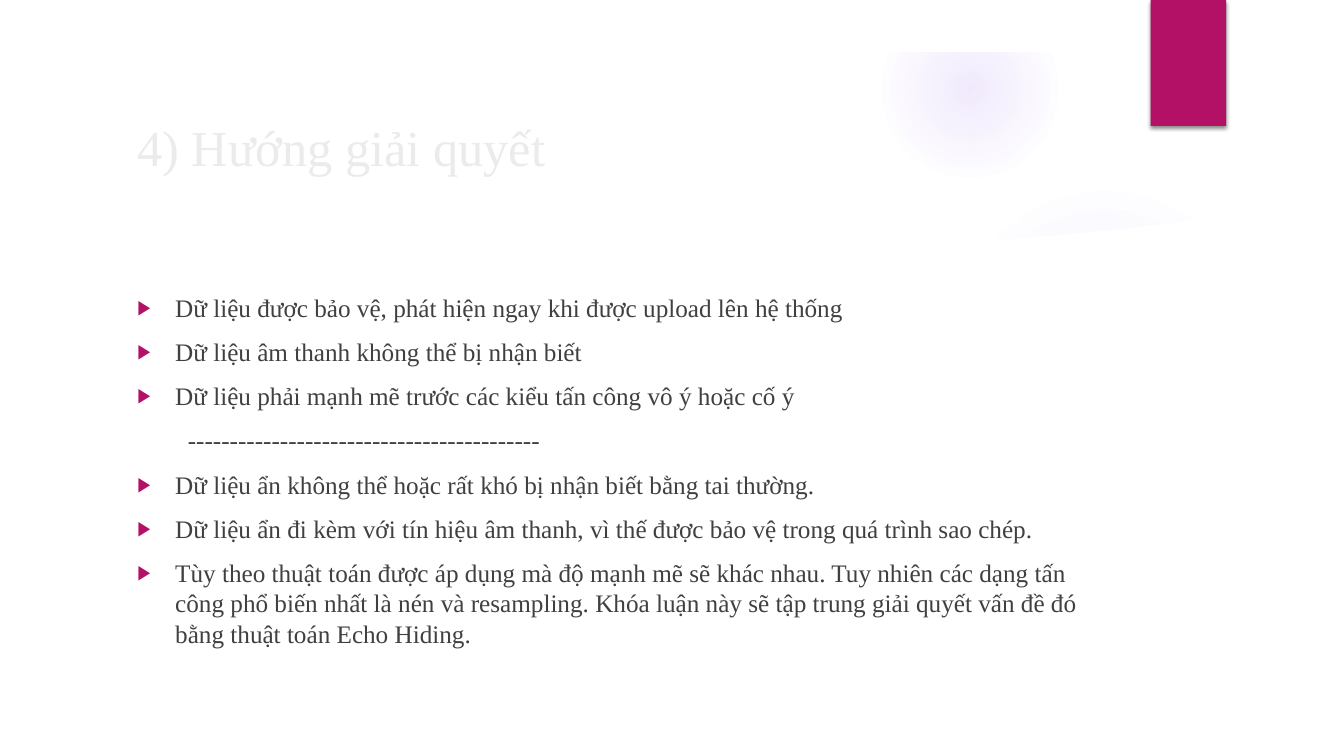
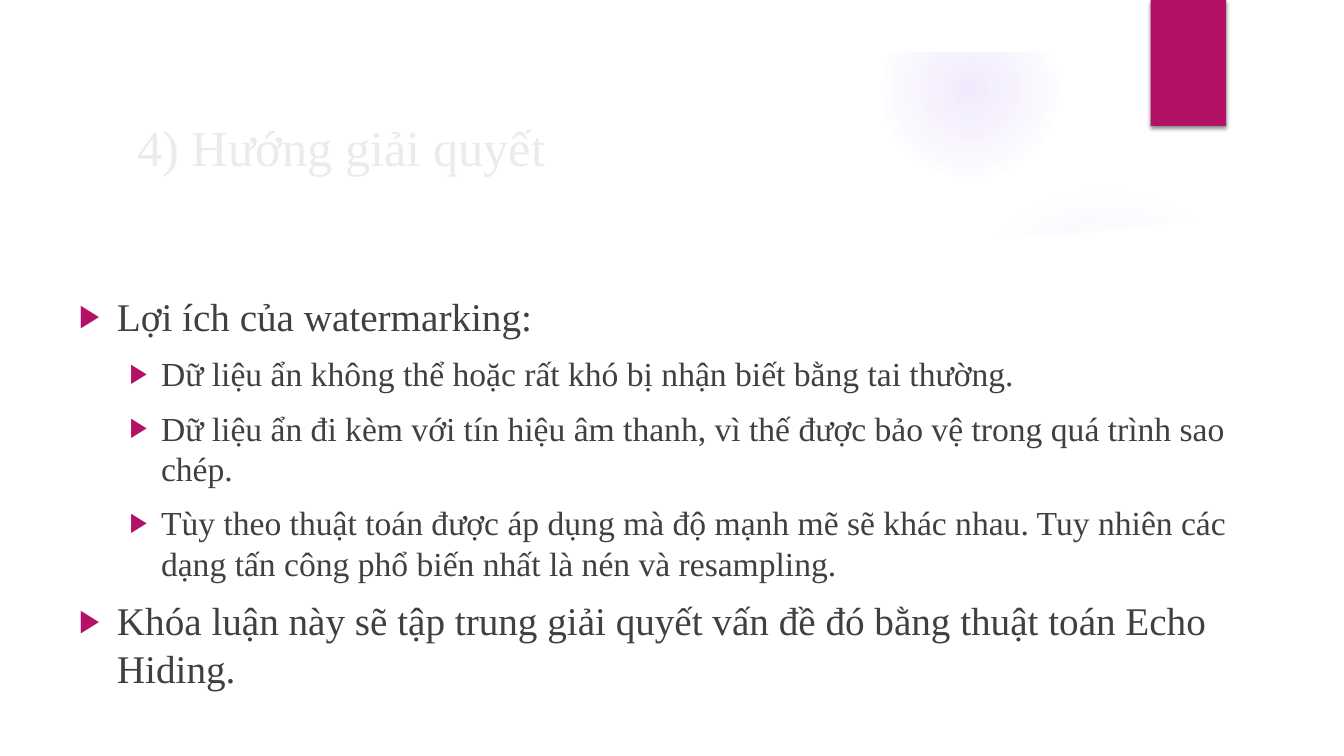
Before and after one commit to TruongThanhNam97/angular-audio, a slide deck: slide 10 of document/BC-LVTN.pptx (slide 9 before the commit). Drawn at 1344x756 pixels with LibreOffice and Linux fonts; fonts in the diff are those of the drawing; background and template pictures are left out. Boxes give left, top, right and bottom in pixels: in the first picture for what was removed or moved away, otherwise in the second. Text is boxed around its words. In the diff, an @@ line names an element or a change of style, - is before the commit and + after.

Commit message:
+Update công thức

```diff
--- a/document/BC-LVTN.pptx
+++ b/document/BC-LVTN.pptx
@@ text "Lợi ích của watermarking:": place and size @@
-text "Lợi ích của watermarking:" at [175, 298, 1076, 649]
+text "Lợi ích của watermarking:" at [117, 303, 1226, 690]
@@ text at [117, 303, 532, 338]: text changed; size 18 to 28 pt @@
-▶ Dữ liệu được bảo vệ, phát hiện ngay khi được upload lên hệ thống
-▶ Dữ liệu âm thanh không thể bị nhận biết
-▶ Dữ liệu phải mạnh mẽ trước các kiểu tấn công vô ý hoặc cố ý
-------------------------------------------
+▶ Lợi ích của watermarking:
@@ text at [161, 361, 1225, 487]: size 18 to 24 pt in "Dữ liệu ẩn không thể hoặc rất ...", "Dữ liệu ẩn đi kèm với tín ..."; list level 1 to 2 in "Dữ liệu ẩn không thể ..."; list level 1 to 2 in "Dữ liệu ẩn đi kèm ..." @@
@@ text at [117, 511, 1226, 690]: text changed; size 18 to 24 pt @@
-▶ Tùy theo thuật toán được áp dụng mà độ mạnh mẽ sẽ khác nhau. Tuy nhiên các dạng tấn công phổ biến nhất là nén và resampling. Khóa luận này sẽ tập trung giải quyết vấn đề đó bằng thuật toán Echo Hiding.
+  ▶ Tùy theo thuật toán được áp dụng mà độ mạnh mẽ sẽ khác nhau. Tuy nhiên các dạng tấn công phổ biến nhất là nén và resampling.
+▶ Khóa luận này sẽ tập trung giải quyết vấn đề đó bằng thuật toán Echo Hiding.
```
Also in this commit, not shown: 15 other slides changed, 3 slides added, 3 other files.
